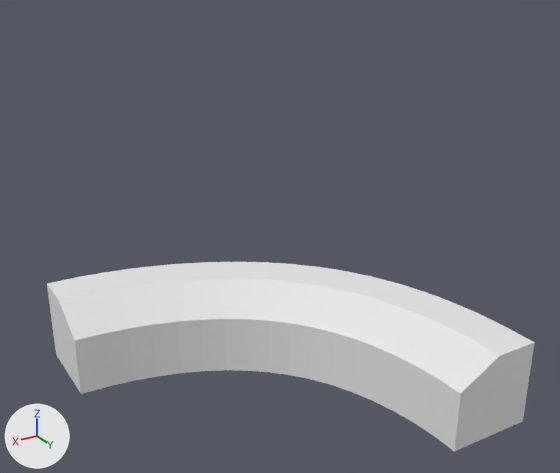
Two versions of the OBJ model Roll-A-Ball-2/Assets/Meshes/OutsideBend_LP.obj, one commit apart.
One viewpoint serves both versions: a camera (50 mm lens) standing at (1.91, 7.67, 5.23) and looking at (-2.05, 1.07, 1.93). The lights are fixed; the arrows at lower left show +X, +Y and +Z. Where no turn or scale is listed for an object, it has been applied to the vertices.

The older version as bpy lines, for what is in view:
```python
me_outsidebend_lp = bpy.data.meshes.new('OutsideBend_LP')
me_outsidebend_lp.from_pydata(...)  # 108 vertices, 106 faces; spans x -4.0..0.0, y -1.0..3.0, z 0.0..1.0
ob_outsidebend_lp = bpy.data.objects.new('OutsideBend_LP', me_outsidebend_lp)
ob_outsidebend_lp.location = (0.0, 0.0, 0.0)
```
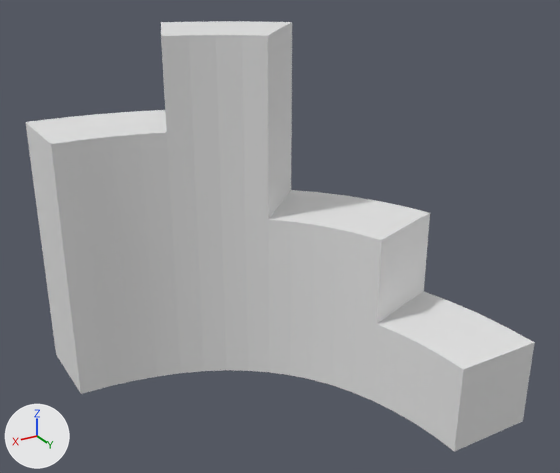
The change, as JSON lines over the scene's bpy script:
```json
{"block": "me_outsidebend_lp", "where": "# used by ob_outsidebend_lp; location = (0.0, 0.0, 0.0)"}
{"op": "remove", "block": "me_outsidebend_lp", "code": "me_outsidebend_lp.from_pydata(...)  # 108 vertices, 106 faces; spans x -4.0..0.0, y -1.0..3.0, z 0.0..1.0"}
{"op": "add", "block": "me_outsidebend_lp", "code": "me_outsidebend_lp.from_pydata(...)  # 170 vertices, 168 faces; spans x -4.0..0.0, y -1.0..3.0, z 0.0..4.0"}
{"block": "me_outsidebend_lp", "change": "me_outsidebend_lp part 1"}
{"block": "me_outsidebend_lp", "change": "5 vertices are removed from x -3.18..0.0, y -0.48..1.84, z 0.72..1.0"}
{"block": "me_outsidebend_lp", "change": "24 faces are deleted"}
{"block": "me_outsidebend_lp", "change": "16 vertices in x -3.0..-0.31, y 0.01..3.0, z 0.72 move by (0.0, 0.0, 0.28)"}
{"block": "me_outsidebend_lp", "change": "9 vertices move from x -3.04..-0.7, y -0.43..1.1, z 1.0 to x -3.49..-0.79, y -0.93..0.86, z 2.0"}
{"block": "me_outsidebend_lp", "change": "15 vertices are added at x -3.18..-0.35, y -0.48..1.37, z 2.0..4.0"}
{"block": "me_outsidebend_lp", "change": "27 new vertices lie (0.0, 0.0, 1.0) away from vertices in x -3.77..0.0, y -1.0..1.84, z 0.0..1.0"}
{"block": "me_outsidebend_lp", "change": "18 new vertices lie (0.0, 0.0, 1.0) away from vertices in x -2.82..0.0, y -1.0..1.84, z 1.0..3.0"}
{"block": "me_outsidebend_lp", "change": "7 new vertices lie (0.0, 0.0, 1.0) away from vertices in x -2.82..0.0, y 0.0..0.73, z 2.0..3.0"}
{"block": "me_outsidebend_lp", "change": "86 new faces join them"}
```

Boxes (x1, y1, x2, y2) around the edits, measured in the pictures (560 x 473 px):
```json
{"object": "OutsideBend_LP", "change": "reshaped", "before": [47, 262, 535, 452], "after": [26, 21, 535, 452], "on screen": "126% taller"}
{"part": 1, "of": "me_outsidebend_lp", "change": "built on", "before": [47, 262, 425, 360], "after": [26, 21, 430, 360]}
```
